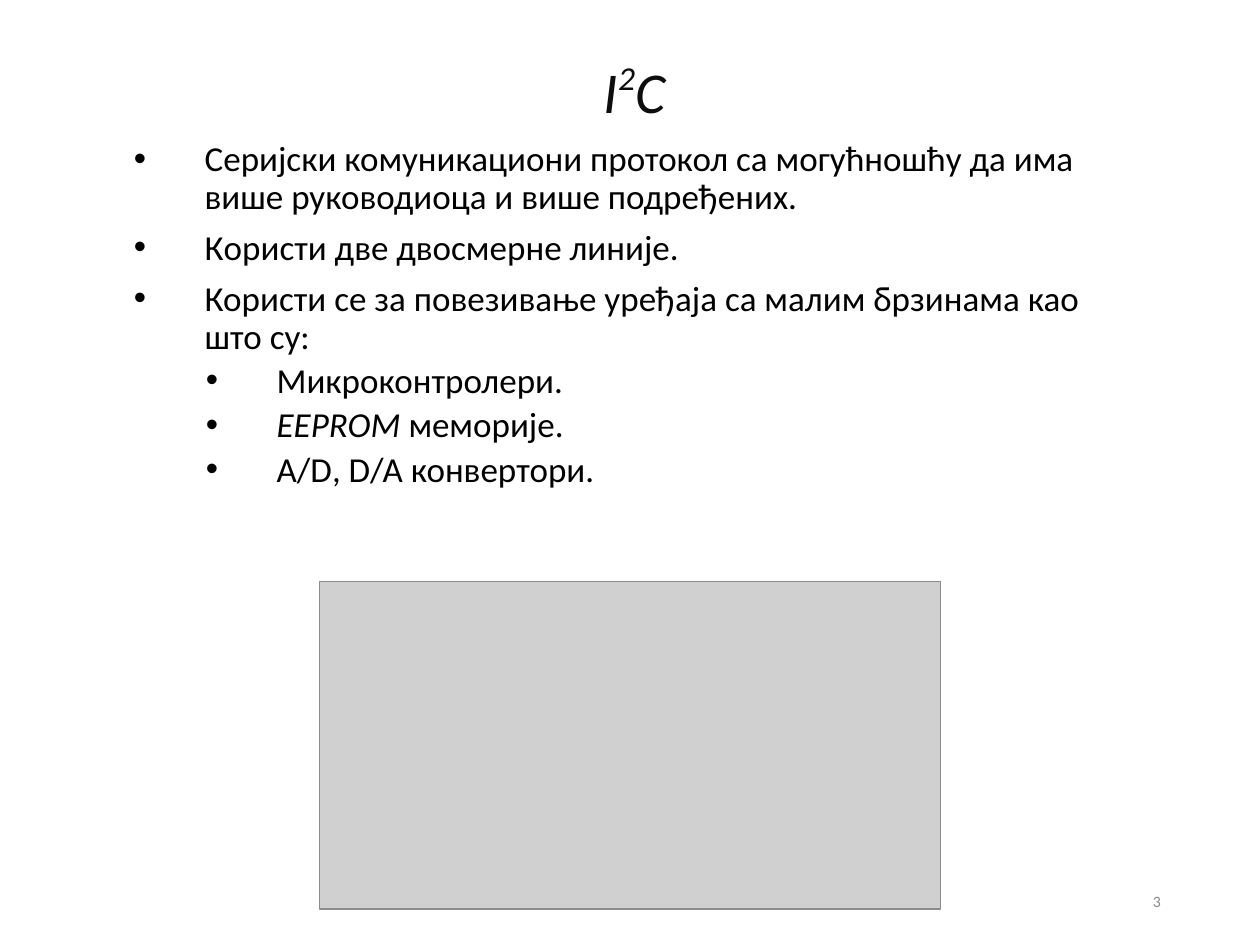
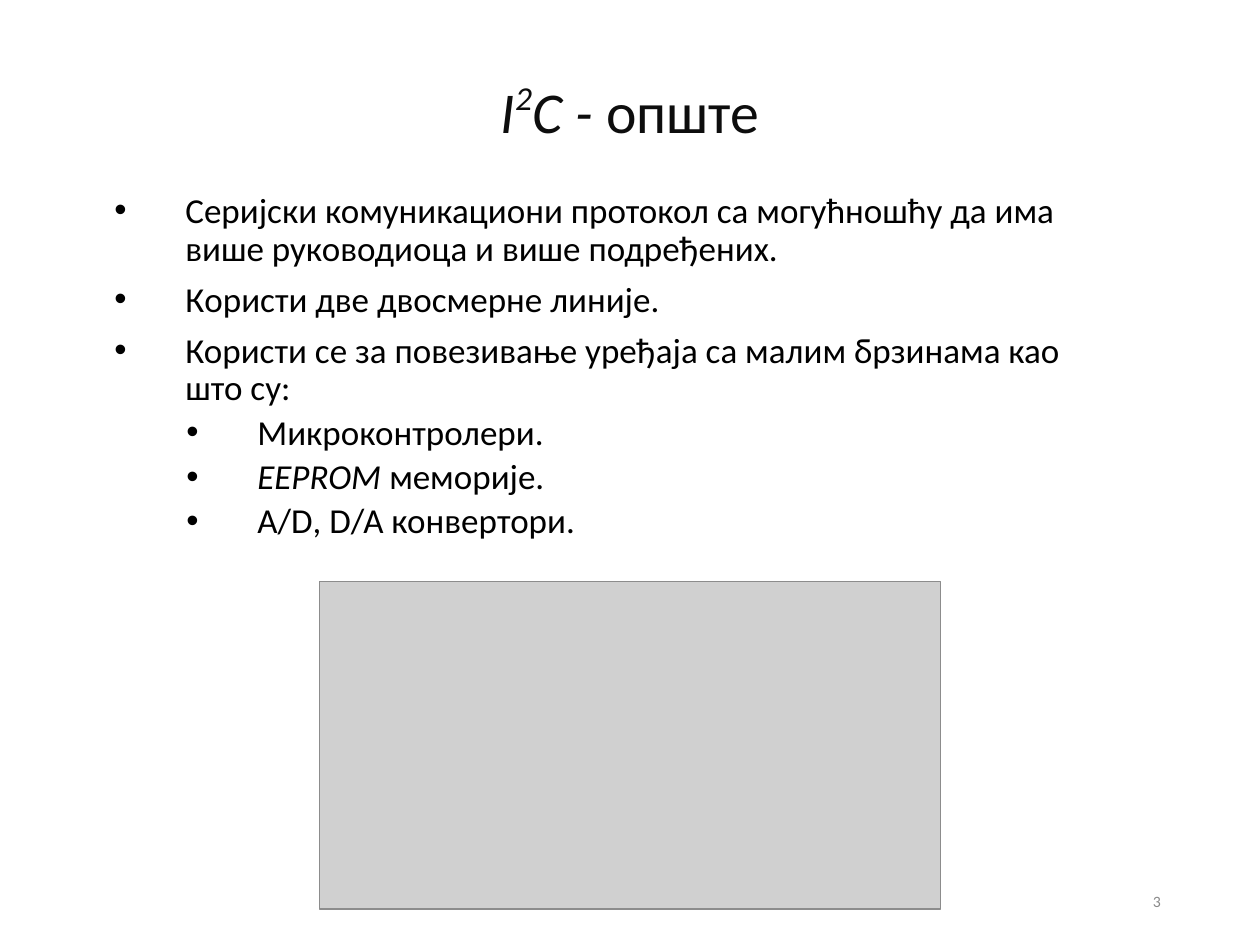
Before and after one commit to fjasic/bsc, a slide deck: slide 3 of documentation/Filip_Jasic_RA46-2014-prezentacija.ppt. Drawn at 1260x945 pixels with LibreOffice and Linux fonts; fonts in the diff are those of the drawing; grey boxes stand for pictures; background and template pictures are left out. Boxes give left, top, right and bottom in pixels: in the first picture for what was removed or moved away, otherwise in the second. Text is boxed around its words. In the diff, an @@ line names an element or a change of style, - is before the commit and + after.

```diff
--- a/documentation/Filip_Jasic_RA46-2014-prezentacija.ppt
+++ b/documentation/Filip_Jasic_RA46-2014-prezentacija.ppt
@@ title at (x1=606, y1=105, x2=759, y2=134): text changed; italic off @@
-I2C
+I2C - опште
@@ text "Серијски комуникациони протокол са могућношћу ..." moved from (x1=205, y1=146, x2=1079, y2=488) to (x1=185, y1=198, x2=1059, y2=539) @@
```
Also in this commit, not shown: 11 other slides changed, 2 slides removed.
